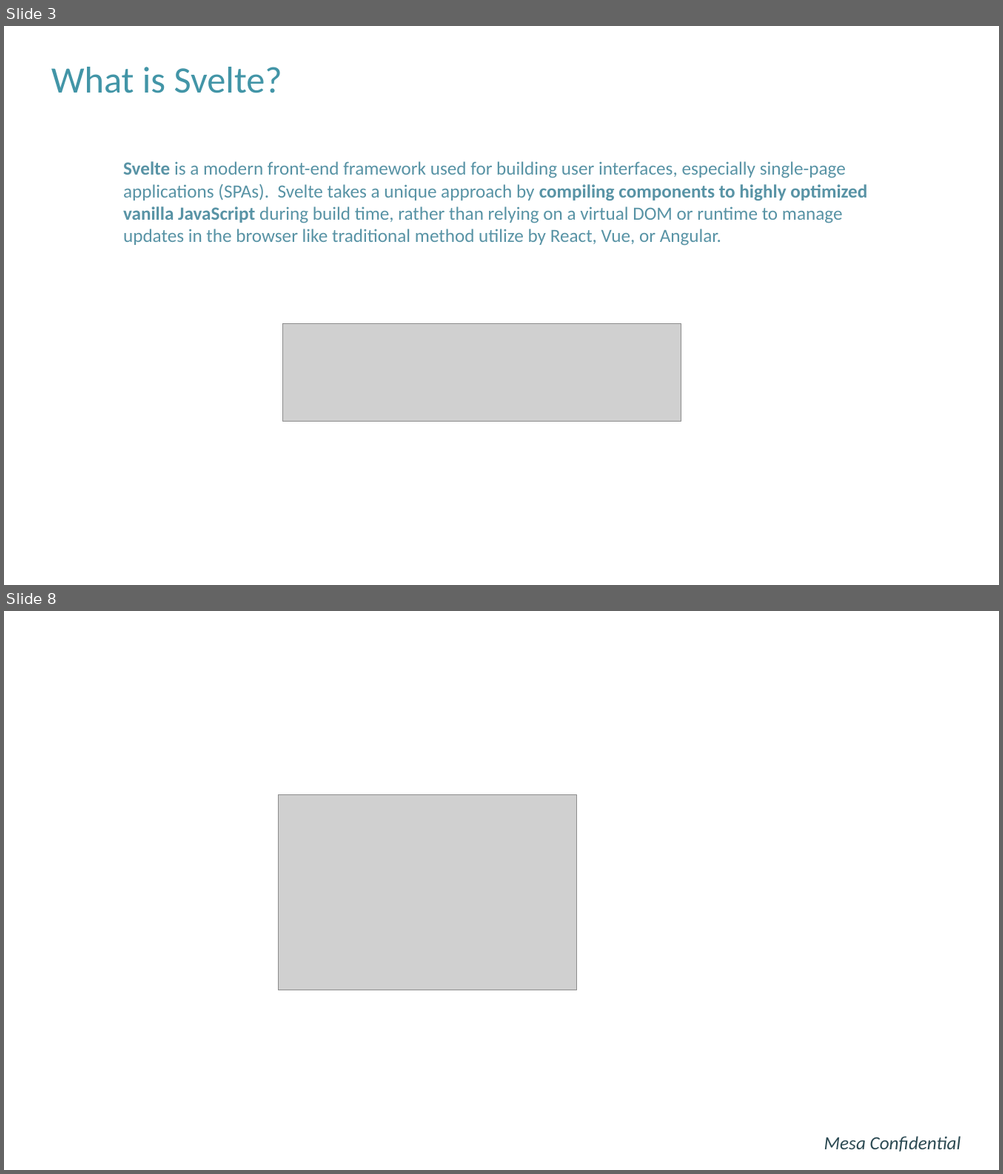
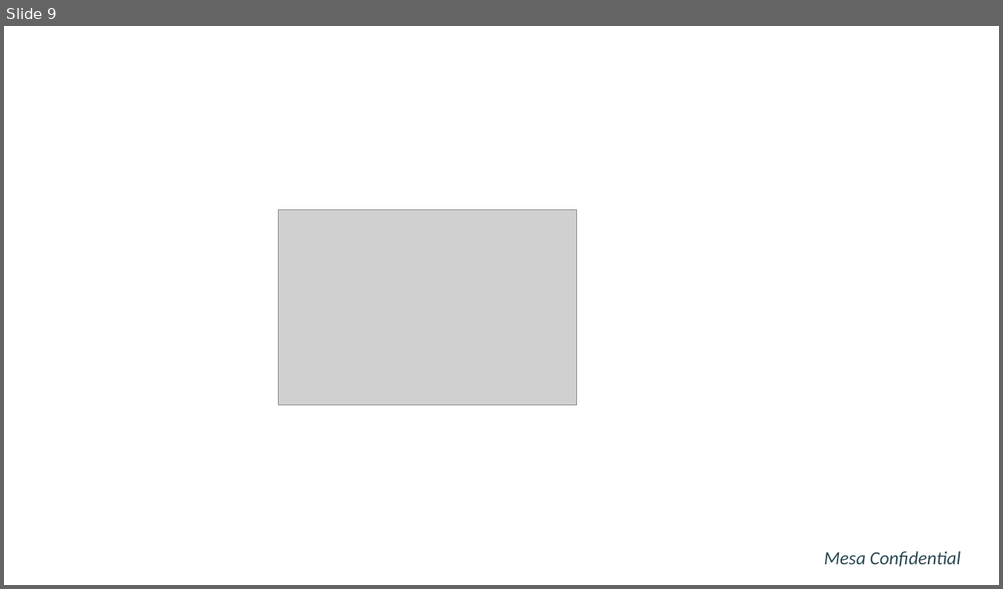
Before and after one commit to hunghpham/MVP-Application-Sensor-Telemetry-System, a slide deck: Power Point Slides/Tailwind vs Bootstrap.pptx. Shown one above the other, each under a label of ours: slides 3 and 8 before the commit, slide 9 after it; the slides between them are not shown. The pictures are 1003x1174 and 1003x589 pixels, drawn with LibreOffice and Linux fonts; fonts in the diff are those of the drawing; grey boxes stand for pictures; background and template pictures are left out. Boxes give left, top, right and bottom in pixels: in the first picture for what was removed or moved away, otherwise in the second. Text is boxed around its words. In the diff, an @@ line names an element or a change of style, - is before the commit and + after.

Commit message:
-Add updated and completed all power point slides for each technology used in the MVP project discussing their tradeoffs and benefit for us -Move sensor_simulator program into docker so everything runs at once when building docker compose, no need to run it after anymore -Update README.md file to have proper markdowns

```diff
--- a/Power Point Slides/Tailwind vs Bootstrap.pptx
+++ b/Power Point Slides/Tailwind vs Bootstrap.pptx
@@ slide 3 removed at [4,26,999,585], background #FFFFFF @@
@@ title removed at [51,67,282,93] @@
-What is Svelte?
@@ text removed at [123,161,867,246] @@
-  Svelte is a modern front-end framework used for building user interfaces, especially single-page applications (SPAs). Svelte takes a unique approach by compiling components to highly optimized vanilla JavaScript during build time, rather than relying on a virtual DOM or runtime to manage updates in the browser like traditional method utilize by React, Vue, or Angular.
@@ picture removed at [283,324,680,421] @@
@@ what was slide 8 is now slide 9 @@
```
Also in this commit, not shown: 5 slides changed, 3 slides added, 1 other slide removed, 19 other files.
